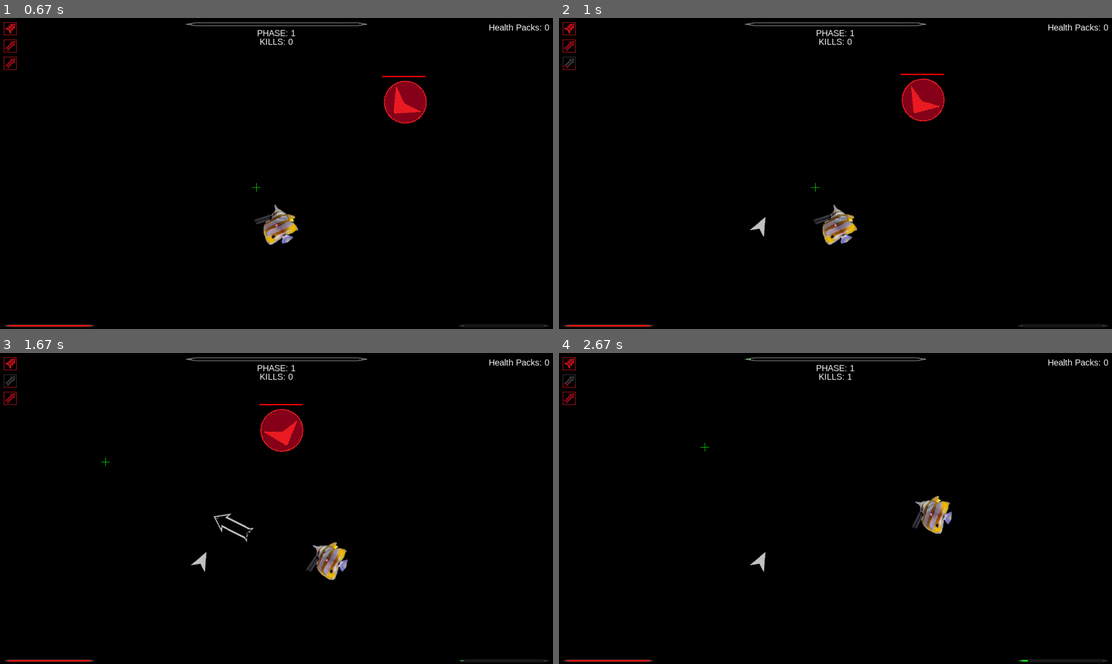
Above: before the commit, frames 1-4 (two rows, left to right).
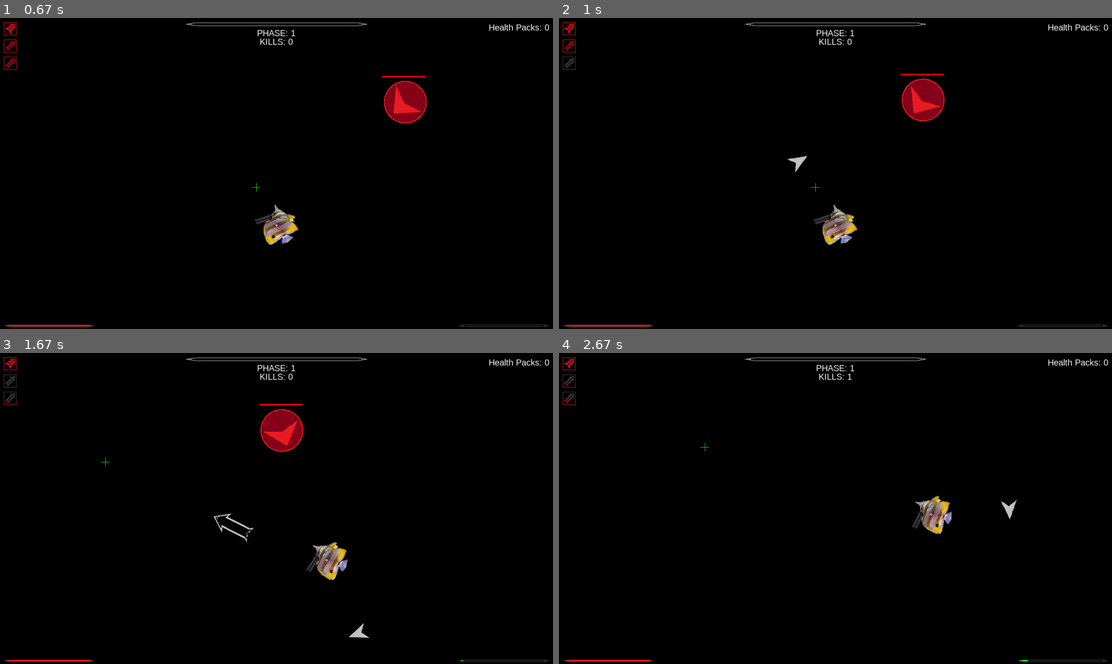
Above: after the commit, the same moments.

Repository: Jacob1Carter/BulletHellPygame
Game: pygame game, started from main.py
The game is run twice, just before and just after one commit, with the same random seed, the same clock (stepped at 60 frames per second) and the same inputs.
Inputs (mouse positions are in pixels of both pictures, inside the frame that each line leads up to):
- Up to frame 1 (0.67 s): click (254, 185) at 0.38 s
- Up to frame 2 (1 s): tap Q at 0.67 s
- Up to frame 3 (1.67 s): click "PHASE: 1" at 1.05 s; hold D from 1.33 s (still down); move the mouse to (105, 461) at 1.37 s; tap E at 1.48 s
- Up to frame 4 (2.67 s): release D at 1.8 s; click (918, 399) at 1.88 s; hold W 2.17-2.47 s; move the mouse to (1040, 617) at 2.2 s; hold D from 2.5 s (still down); move the mouse to (702, 446) at 2.53 s; tap E at 2.65 s

Frame 1 is identical in both runs. In frame 2, 0.1% of the frame differs, in the area x 0-45%, y 15-71%; in frame 3, 0.2%, in the area x 0-67%, y 12-92%; in frame 4, 0.2%.

Commit message:
Slash revert to be reworked

Diff:
--- a/entities.py
+++ b/entities.py
@@ -190,7 +190,7 @@
         self.r_cooldown_f = -1
         self.r_active_cooldown = self.r_cooldown
         self.slash_ico_i = -1
-        self.slash_cooldown = 1 * main.FPS  #   5
+        self.slash_cooldown = 5 * main.FPS
         self.slash_cooldown_f = -1
         self.slash_active_cooldown = self.slash_cooldown
         self.bullet_img = main.pygame.transform.scale(
@@ -277,40 +277,23 @@
     #   giving a total arc of 120 degrees
     def __init__(self, player):
         self.slash_prints = []
-
+        self.x = player.x
+        self.y = player.y
         self.width = 36
         self.height = 44
-        self.img = main.pygame.transform.scale(main.pygame.image.load(main.os.path.join("Assets", "Slash.png")), (self.width, self.height))
-        self.rect = self.img.get_rect(center=(player.x, player.y))
-
-        self.x = player.x
-        self.y = player.y
-        self.angle = player.angle + 60
-
-        print(self.angle)
-
-        self.distance = 180
-
-        self.x += self.distance * math.sin(
-            math.radians(abs(self.angle - 450) - 90))
-        self.y -= self.distance * math.cos(
-            math.radians(abs(self.angle - 450) - 90))
-
-        self.rect.center = (int(self.x), int(self.y))
-
-        self.angle = -330
-
         self.vel = 5 / main.FPS
         self.arc = 120
         self.cast_time = 30 * main.FPS
         self.turn_per_frame = self.arc / self.cast_time
         self.display_angle = 0
         self.turn = 12
-        self.initial_offset = main.math.radians(60)
+        self.initial_offset = math.radians(60)
         self.radius = 180
         self.angle = -player.angle + self.initial_offset
-        self.length = main.math.pi * 40
+        self.length = math.pi * 40
+        self.img = main.pygame.transform.scale(main.pygame.image.load(main.os.path.join("Assets", "Slash.png")), (self.width, self.height))
         self.rotated_img = self.img
+        self.rect = self.img.get_rect(center=(player.x, player.y))
         #   self.y += 40
 
 
--- a/main.py
+++ b/main.py
@@ -255,21 +255,12 @@
 
 
 def handle_slashes(slashes, player):
-    #   rotate and move
     for slash in slashes:
-        #   print(slash.angle)
-
-        pass
-
-        """
-
         slash.angle += slash.vel
         slash.x = player.x + slash.radius * math.cos(slash.angle)
         slash.y = player.y + slash.radius * math.sin(slash.angle)
 
-        """
-
-        rotation_angle = slash.angle  # -math.degrees(slash.angle) + 180
+        rotation_angle = -math.degrees(slash.angle) + 180
         slash.rotated_img = pygame.transform.rotate(slash.img, rotation_angle)
         slash.rect = slash.rotated_img.get_rect(center=(slash.x, slash.y))
 
Binary file added: Assets/background-ig.png
